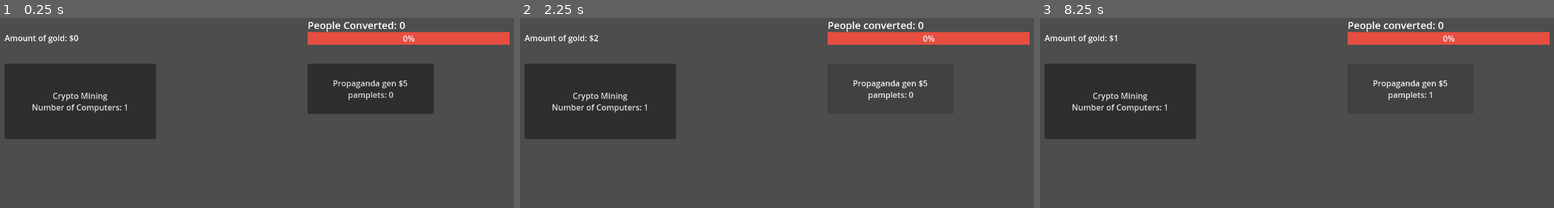
Above: before the commit, frames 1-3 (left to right).
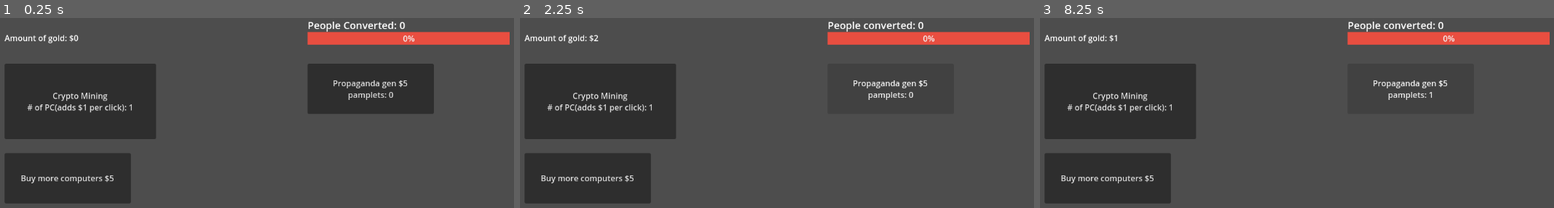
Above: after the commit, the same moments.

Repository: Tender-Bytes/PirateJam14v2
Game: Godot game, scene res://Scenes/Levels/testLevel.tscn
Two runs of this game, one before a commit and one after it. Both use one fixed random seed, a clock stepped at 60 frames per second and the inputs below.
Inputs (mouse positions are in pixels of both pictures, inside the frame that each line leads up to):
- Up to frame 1 (0.25 s): no input
- Up to frame 2 (2.25 s): click (602, 101) at 0.5 s, where only the run before the commit has a clickable "Crypto Mining Number of Compu…"; click (602, 101) at 1.25 s, where only the run after the commit has a clickable "Crypto Mining # of PC(adds $1…"; click "Propaganda gen $5 pamplets: 0" at 2 s
- Up to frame 3 (8.25 s): click (1106, 177) at 2.75 s, where only the run after the commit has a clickable "Buy more computers $5"; click (1122, 101) at 3.5 s, where only the run before the commit has a clickable "Crypto Mining Number of Compu…"; click (1122, 101) at 4.25 s, where only the run after the commit has a clickable "Crypto Mining # of PC(adds $1…"; click "Propaganda gen $5 pamplets: 0" at 5 s; click (1106, 177) at 5.75 s, where only the run after the commit has a clickable "Buy more computers $5"; click (1122, 101) at 6.5 s, where only the run before the commit has a clickable "Crypto Mining Number of Compu…"; click (1122, 101) at 7.25 s, where only the run after the commit has a clickable "Crypto Mining # of PC(adds $1…"; click "Propaganda gen $5 pamplets: 0" at 8 s

The runs differ from the first frame. In frame 1, 6.7% of the frame differs, in the area x 0-26%, y 45-98%; in frame 2, 6.7%; in frame 3, 6.7%.

Commit message:
added logic for buying more PCs leading to higher gold growth

Diff:
--- a/Scenes/Currency/Default Gold Generate/default_gold_gen.tscn
+++ b/Scenes/Currency/Default Gold Generate/default_gold_gen.tscn
@@ -7,6 +7,6 @@
 offset_bottom = 150.0
 focus_mode = 0
 text = "Crypto Mining
-Number of Computers: 1"
+# of PC(adds $1 per click): 1"
 
 [connection signal="pressed" from="Button" to="." method="_on_button_pressed"]
--- a/Scenes/Currency/Default Gold Generate/gold_gen.gd
+++ b/Scenes/Currency/Default Gold Generate/gold_gen.gd
@@ -1,13 +1,18 @@
 extends Node2D
 
+@onready var gold_button = get_node("Button")
 @onready var money = get_node("../Money")
 
+signal add_pc(pc_amount: int)
+
 var amount: int
+var pc_owned: int
 
 # Called when the node enters the scene tree for the first time.
 func _ready():
+	self.add_pc.connect(change_pc_owned)
 	amount = 1
-
+	pc_owned = 1
 
 # Called every frame. 'delta' is the elapsed time since the previous frame.
 func _process(delta):
@@ -15,4 +20,9 @@
 
 
 func _on_button_pressed():
+	amount = 1 * pc_owned
 	money.change_value.emit(amount)
+
+func change_pc_owned(value):
+	pc_owned = value
+	gold_button.set_text("Crypto Mining\n# of PC(adds $1 per click): " + str(pc_owned))
--- /dev/null
+++ b/Scenes/Currency/Default Gold Generate/pc_extra.gd
@@ -0,0 +1,22 @@
+extends Node2D
+
+@onready var gold_gen = get_node("../default gold gen")
+@onready var money = get_node("../Money")
+
+var pc_owned: int
+
+# Called when the node enters the scene tree for the first time.
+func _ready():
+	pc_owned = 1
+
+
+# Called every frame. 'delta' is the elapsed time since the previous frame.
+func _process(delta):
+	pass
+
+
+func _on_button_pressed():
+	if money.amount >= 5:
+		pc_owned += 1
+		gold_gen.add_pc.emit(pc_owned)
+		money.change_value.emit(-5)
--- /dev/null
+++ b/Scenes/Currency/Default Gold Generate/pc_extra.tscn
@@ -0,0 +1,14 @@
+[gd_scene load_steps=2 format=3 uid="uid://cryqojw5q8jxq"]
+
+[ext_resource type="Script" path="res://Scenes/Currency/Default Gold Generate/pc_extra.gd" id="1_fjst7"]
+
+[node name="pc_extra" type="Node2D"]
+script = ExtResource("1_fjst7")
+
+[node name="Button" type="Button" parent="."]
+offset_right = 250.0
+offset_bottom = 100.0
+focus_mode = 0
+text = "Buy more computers $5"
+
+[connection signal="pressed" from="Button" to="." method="_on_button_pressed"]
--- a/Scenes/Levels/testLevel.tscn
+++ b/Scenes/Levels/testLevel.tscn
@@ -9,7 +9,7 @@
 [ext_resource type="Script" path="res://Scenes/Currency/Default Gold Generate/gold_gen.gd" id="2_gqcio"]
 [ext_resource type="Script" path="res://Scenes/Currency/money.gd" id="3_lbfjy"]
 [ext_resource type="PackedScene" uid="uid://chackx4vt2u06" path="res://Scenes/Conversion/Propaganda/propaganda_gen.tscn" id="5_xw5ny"]
-[ext_resource type="PackedScene" uid="uid://busxrdj0nbjjw" path="res://Scenes/kami_scenes/newscaster.tscn" id="10_kfgnj"]
+[ext_resource type="PackedScene" uid="uid://cryqojw5q8jxq" path="res://Scenes/Currency/Default Gold Generate/pc_extra.tscn" id="10_uu874"]
 
 [node name="TestLevel" type="Node2D"]
 
@@ -34,3 +34,6 @@
 
 [node name="propaganda_gen" parent="." instance=ExtResource("5_xw5ny")]
 position = Vector2(736, 91)
+
+[node name="pc_extra" parent="." instance=ExtResource("10_uu874")]
+position = Vector2(136, 269)
